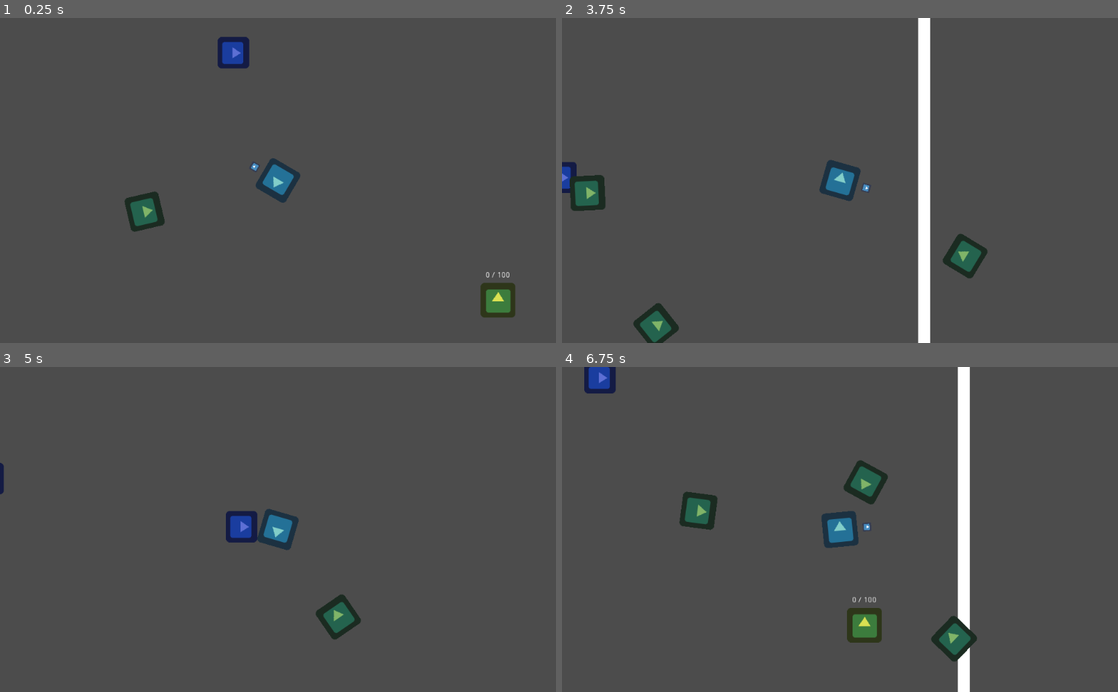
Above: before the commit, frames 1-4 (two rows, left to right).
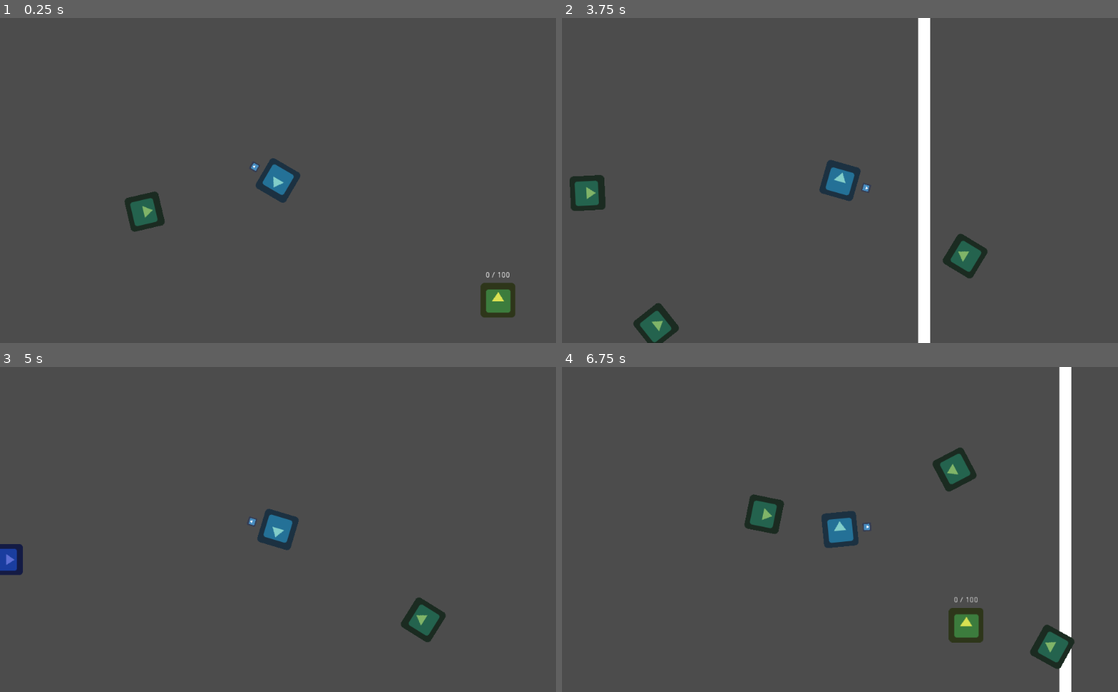
Above: after the commit, the same moments.

Repository: moisesjbc/spain-game-dev-jam-3
Game: Godot game, scene res://gameplay/main/main.tscn
The game is run twice, just before and just after one commit, with the same random seed, the same clock (stepped at 60 frames per second) and the same inputs. The engine's default icon, where the game draws it, is replaced by a stand-in: a white triangle on a blue panel in a dark square.
Inputs (mouse positions are in pixels of both pictures, inside the frame that each line leads up to):
- Up to frame 1 (0.25 s): no input
- Up to frame 2 (3.75 s): move the mouse to (962, 164) at 0.52 s; hold Right (ui_right) 0.53-1.28 s; move the mouse to (728, 196) at 1.27 s; hold Down (ui_down) 1.28-2.03 s; move the mouse to (895, 109) at 2.02 s; hold Right (ui_right) 2.03-2.78 s; move the mouse to (812, 245) at 2.77 s; hold Up (ui_up) 2.78-3.53 s; move the mouse to (1006, 229) at 3.52 s; hold Left (ui_left) from 3.53 s (still down)
- Up to frame 3 (5 s): keep holding Left (ui_left); move the mouse to (111, 480) at 4.27 s
- Up to frame 4 (6.75 s): move the mouse to (867, 529) at 5.02 s; release Left (ui_left) at 5.03 s; hold Down (ui_down) 5.03-5.78 s; move the mouse to (756, 448) at 5.77 s; hold Right (ui_right) 5.78-6.53 s; move the mouse to (962, 513) at 6.52 s; hold Up (ui_up) from 6.53 s (still down)

The runs differ from the first frame. In frame 1, 0.6% of the frame differs, in the area x 39-45%, y 5-16%; in frame 2, 0.2%; in frame 3, 2.3%; in frame 4, 9.2%, in the area x 4-93%, y 0-100%.

Commit message:
Arregla torreta disparando sin energía

Diff:
--- a/godot-project/gameplay/buildings/turret/turret.gd
+++ b/godot-project/gameplay/buildings/turret/turret.gd
@@ -21,7 +21,7 @@
 		targets_in_area.remove(target_index)
 		if target_index == 0:
 			$shoot_charging_timer.stop()
-			if len(targets_in_area) > 0:
+			if energy > 0.2 and len(targets_in_area) > 0:
 				_prepare_shoot()
 
 
@@ -32,7 +32,9 @@
 
 func _prepare_shoot():
 	var shoot_charging_timeout = min_shoot_charging_timeout + (1.0 - (energy / max_energy)) * (max_shoot_charging_timeout - min_shoot_charging_timeout)
+	print('enery', energy)
 	print('shoot_charging_timeout', shoot_charging_timeout)
+
 	look_at(targets_in_area[0].global_position)
 	$shoot_charging_timer.start(shoot_charging_timeout)
 
@@ -45,7 +47,7 @@
 		bullet.look_at(targets_in_area[0].global_position)
 
 		targets_in_area.remove(0)
-		if energy and len(targets_in_area) > 0:
+		if energy > 0.2 and len(targets_in_area) > 0:
 			_prepare_shoot()
 
 
@@ -58,6 +60,5 @@
 	energy = new_energy
 	if energy < 0.2:
 		$shoot_charging_timer.stop()
-	if energy > 0.2:
-		if $shoot_charging_timer.is_stopped() and len(targets_in_area) > 0:
-			_prepare_shoot()
+	if energy > 0.2 and $shoot_charging_timer.is_stopped() and len(targets_in_area) > 0:
+		_prepare_shoot()
--- a/godot-project/gameplay/buildings/turret/turret.tscn
+++ b/godot-project/gameplay/buildings/turret/turret.tscn
@@ -35,6 +35,7 @@
 shape = SubResource( 2 )
 
 [node name="shoot_charging_timer" type="Timer" parent="."]
+one_shot = true
 [connection signal="body_entered" from="influence_area" to="." method="_on_influence_area_body_entered"]
 [connection signal="body_exited" from="influence_area" to="." method="_on_influence_area_body_exited"]
 [connection signal="timeout" from="shoot_charging_timer" to="." method="_on_shoot_charging_timer_timeout"]
--- a/godot-project/gameplay/connections/connections.gd
+++ b/godot-project/gameplay/connections/connections.gd
@@ -75,7 +75,6 @@
 			var available_energy = float(generator.total_energy)
 			var consumers_requiring_energy = [] + connected_consumers
 
-
 			while available_energy > 0.5 and len(consumers_requiring_energy):
 				var current_consumers = [] + consumers_requiring_energy
 				consumers_requiring_energy = []
@@ -99,6 +98,7 @@
 							available_energy -= energy_per_consumer - (current_consumer.max_energy - energies[current_consumer.name])
 							energies[current_consumer.name] += current_consumer.max_energy - energies[current_consumer.name]
 
+			print("energies ", energies)
 			for consumer in _consumers:
 				if energies.has(consumer.name):
 					consumer.set_energy(energies[consumer.name])
--- a/godot-project/gameplay/main/main.tscn
+++ b/godot-project/gameplay/main/main.tscn
@@ -17,9 +17,6 @@
 
 [node name="player" parent="." instance=ExtResource( 2 )]
 position = Vector2( 871.969, 437.781 )
-
-[node name="turret" parent="." instance=ExtResource( 4 )]
-position = Vector2( 790, 202 )
 
 [node name="phantom2" parent="." instance=ExtResource( 3 )]
 position = Vector2( 602, 501 )
@@ -53,15 +50,6 @@
 position = Vector2( 196.001, 262.747 )
 
 [node name="turret3" parent="." instance=ExtResource( 4 )]
-position = Vector2( 9.53516, 214.012 )
-
-[node name="turret4" parent="." instance=ExtResource( 4 )]
-position = Vector2( 323.136, 113.363 )
-
-[node name="turret5" parent="." instance=ExtResource( 4 )]
-position = Vector2( 229.904, -62.5083 )
-
-[node name="turret6" parent="." instance=ExtResource( 4 )]
-position = Vector2( -36.0218, -45.5569 )
+position = Vector2( -82.6382, 74.1625 )
 [connection signal="player_died" from="player" to="." method="_on_player_player_died"]
 [connection signal="investigation_completed" from="investigation_centre" to="." method="_on_investigation_centre_investigation_completed"]
